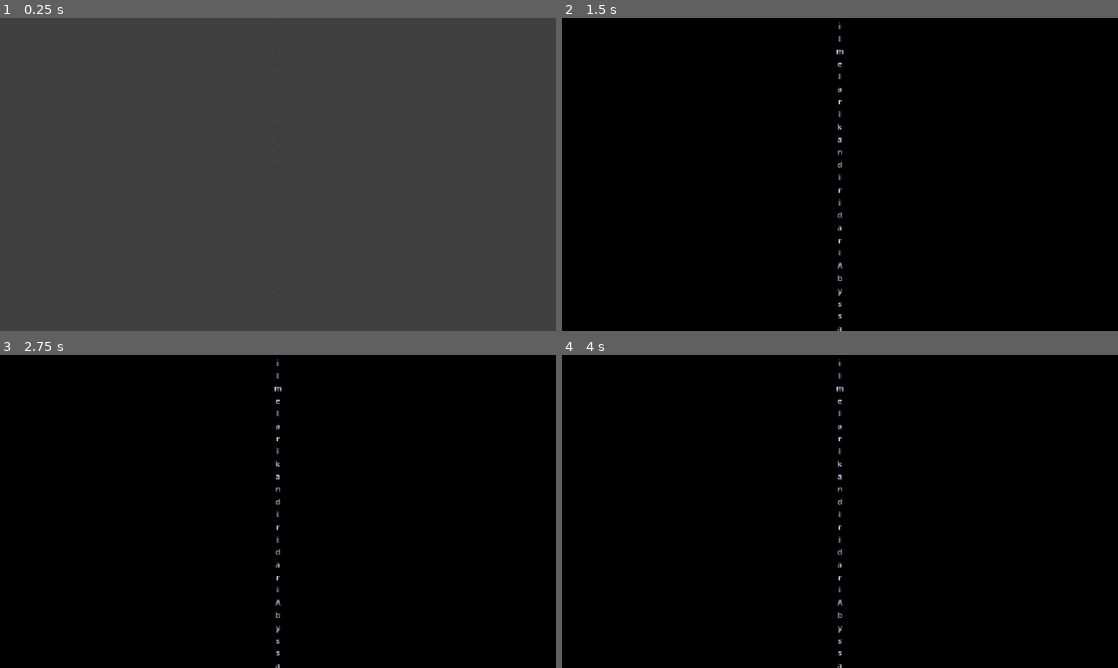
Above: before the commit, frames 1-4 (two rows, left to right).
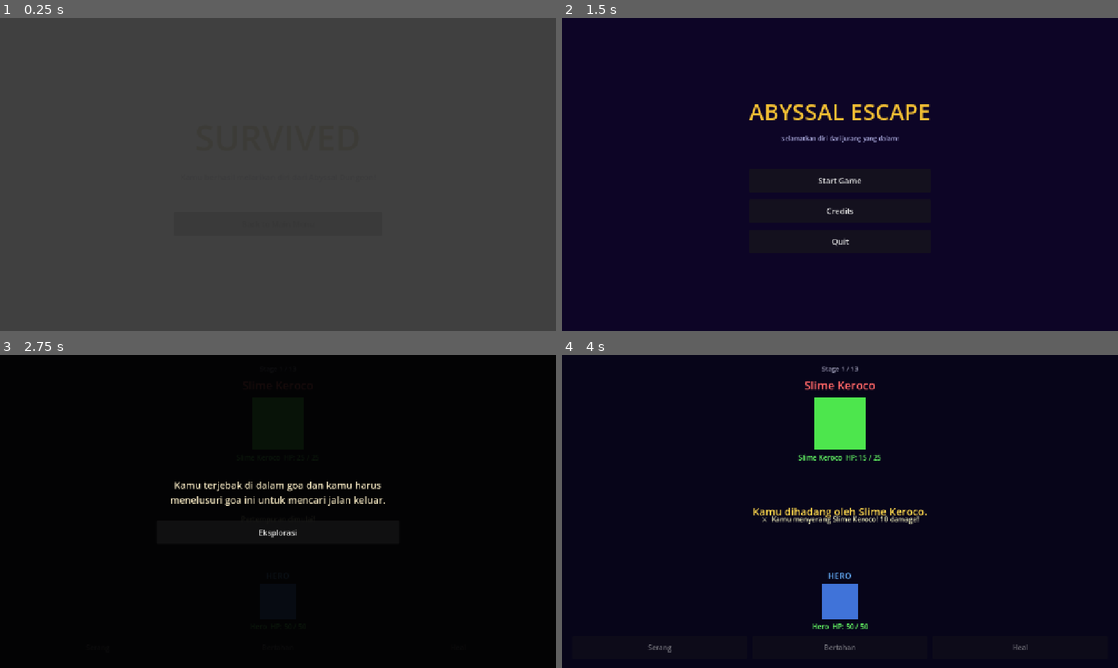
Above: after the commit, the same moments.

Repository: nauvalaslam/abyssal-escape
Game: Godot game, scene res://scenes/main_menu/win_screen.tscn
The game is run twice, just before and just after one commit, with the same random seed, the same clock (stepped at 60 frames per second) and the same inputs. This scene is started directly instead of the project's main scene.
Inputs (mouse positions are in pixels of both pictures, inside the frame that each line leads up to):
- Up to frame 1 (0.25 s): no input
- Up to frame 2 (1.5 s): tap Enter at 0.5 s; click (840, 224) at 1.25 s, where only the run after the commit has a clickable "Back to Main Menu"
- Up to frame 3 (2.75 s): click (278, 517) at 2 s, where only the run after the commit has a clickable "Start Game"
- Up to frame 4 (4 s): click (840, 533) at 2.75 s, where only the run after the commit has a clickable "Eksplorasi"; click (662, 646) at 3.5 s, where only the run after the commit has a clickable "Serang"

The runs differ from the first frame. In frame 2, 100% of the frame differs, in the area x 0-100%, y 0-100%; in frame 3, 1.3%; in frame 4, 100%.

Commit message:
fix: win screen text vertical autowrap layout and owned passive buff opacity styling

Diff:
--- a/scenes/main_menu/win_screen.tscn
+++ b/scenes/main_menu/win_screen.tscn
@@ -43,7 +43,8 @@
 
 [node name="SubtitleLabel" type="Label" parent="CenterContainer/VBoxContainer"]
 layout_mode = 2
-size_flags_horizontal = 4
+size_flags_horizontal = 3
+custom_minimum_size = Vector2(480, 0)
 text = "Kamu berhasil melarikan diri dari Abyssal Dungeon!"
 horizontal_alignment = 1
 autowrap_mode = 3
--- a/scripts/ui/reward_screen_ui.gd
+++ b/scripts/ui/reward_screen_ui.gd
@@ -59,31 +59,30 @@
 	tier_label.text  = "👑  Boss Reward"
 	tier_label.add_theme_color_override("font_color", Color(1.0, 0.85, 0.2, 1))
 
-	buff1_btn.text = _buff_label(
-		"🧛 Vampiric Strike",
-		"Heal 25% dari setiap damage yang diberikan",
-		PlayerData.buff_vampiric
-	)
-	buff2_btn.text = _buff_label(
-		"⚡ Retaliation",
-		"Pantul 50% damage ke musuh saat Shield aktif",
-		PlayerData.buff_retaliation
-	)
-	buff3_btn.text = _buff_label(
-		"💨 Second Wind",
-		"Bangkit 1x saat HP = 0, pulih 30% Max HP",
-		PlayerData.buff_second_wind
-	)
+	# Data buff: [key, nama_tampil, deskripsi, sudah_dimiliki, tombol, signal_name]
+	var buff_data: Array = [
+		["vampiric",    "🧛 Vampiric Strike", "Heal 25% dari setiap damage yang diberikan",    PlayerData.buff_vampiric,    buff1_btn],
+		["retaliation", "⚡ Retaliation",     "Pantul 50% damage ke musuh saat Shield aktif",  PlayerData.buff_retaliation, buff2_btn],
+		["second_wind", "💨 Second Wind",     "Bangkit 1x saat HP = 0, pulih 30% Max HP",      PlayerData.buff_second_wind, buff3_btn],
+	]
 
-	buff1_btn.pressed.connect(func(): _apply_and_next("vampiric"))
-	buff2_btn.pressed.connect(func(): _apply_and_next("retaliation"))
-	buff3_btn.pressed.connect(func(): _apply_and_next("second_wind"))
+	for entry in buff_data:
+		var key:    String = entry[0]
+		var bname:  String = entry[1]
+		var desc:   String = entry[2]
+		var owned:  bool   = entry[3]
+		var btn:    Button = entry[4]
 
-# Helper: format tombol buff + tanda [SUDAH AKTIF] jika sudah dimiliki
-func _buff_label(bname: String, desc: String, already_owned: bool) -> String:
-	if already_owned:
-		return "%s\n%s\n✅ [SUDAH AKTIF]" % [bname, desc]
-	return "%s\n%s" % [bname, desc]
+		btn.text = "%s\n%s" % [bname, desc]
+
+		if owned:
+			# Buff sudah aktif: kurangi opacity, nonaktifkan interaksi & hover cursor
+			btn.modulate        = Color(1.0, 1.0, 1.0, 0.35)   # 35% opacity
+			btn.disabled        = true
+			btn.mouse_default_cursor_shape = Control.CURSOR_ARROW  # hilangkan cursor pointer
+		else:
+			btn.modulate = Color(1.0, 1.0, 1.0, 1.0)
+			btn.pressed.connect(func(): _apply_and_next(key))
 
 func _apply_and_next(buff_type: String) -> void:
 	buff1_btn.disabled = true
